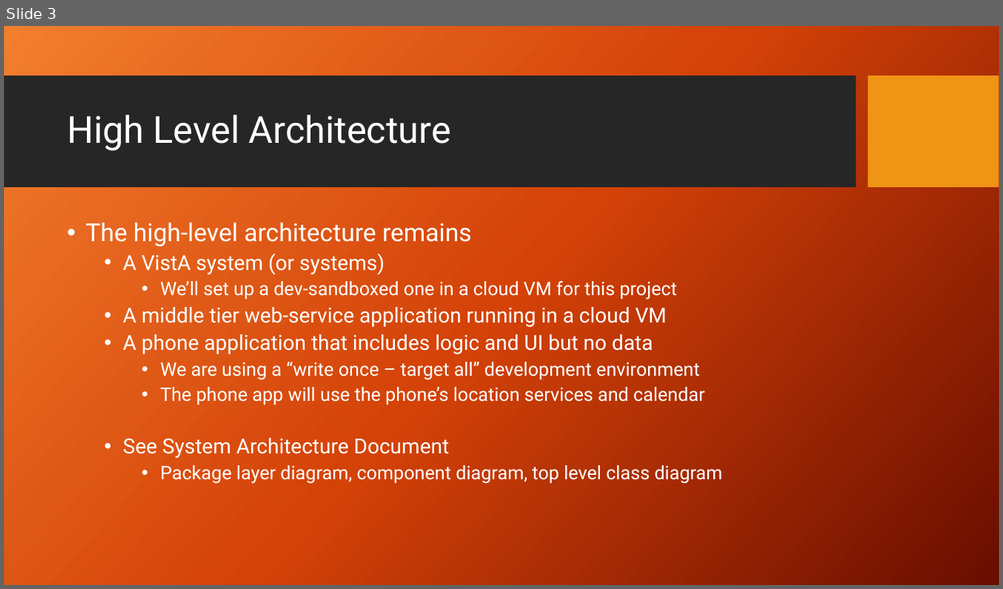
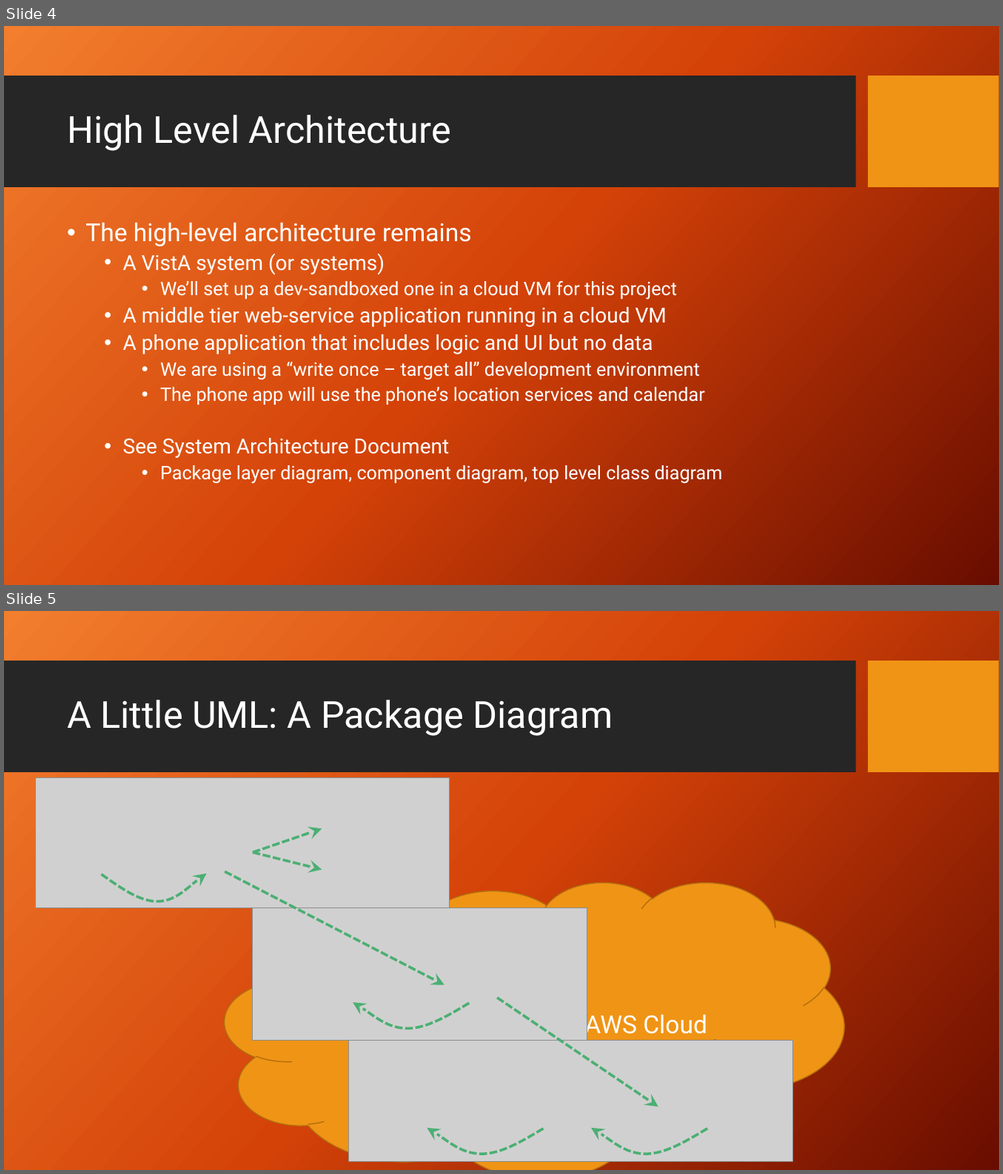
Before and after one commit to rmurray1/veniapp, a slide deck: FINAL DELIVERABLES/Veni System Report Apr 22.pptx. Shown one above the other, each under a label of ours: slide 3 before the commit, slides 4 and 5 after it. The pictures are 1003x589 and 1003x1174 pixels, drawn with LibreOffice and Linux fonts; fonts in the diff are those of the drawing; grey boxes stand for pictures; background and template pictures are left out. Boxes give left, top, right and bottom in pixels: in the first picture for what was removed or moved away, otherwise in the second. Text is boxed around its words. In the diff, an @@ line names an element or a change of style, - is before the commit and + after.

```diff
--- a/FINAL DELIVERABLES/Veni System Report Apr 22.pptx
+++ b/FINAL DELIVERABLES/Veni System Report Apr 22.pptx
@@ slide 5 added at bbox=[4, 611, 999, 1170], background picture (left out); not listed: 2 template elements that a slide beside it also shows @@
@@ title added at bbox=[67, 700, 613, 736], 36 pt, text #FFFFFF @@
+A Little UML: A Package Diagram
@@ picture added at bbox=[36, 778, 449, 908] @@
@@ arrow added from (253, 853) to (322, 829), #4BAF73 2.5 pt dashed @@
@@ arrow added from (253, 853) to (322, 870), #4BAF73 2.5 pt dashed @@
@@ freeform shape added at bbox=[101, 874, 206, 902], outline #4BAF73 2.5 pt dashed @@
@@ arrow added from (225, 872) to (444, 985), #4BAF73 2.5 pt dashed @@
@@ cloud added at bbox=[225, 882, 844, 1170], fill #F09415, outline #B26D10 1 pt, 24 pt, text #FFFFFF @@
+AWS Cloud
@@ picture added at bbox=[253, 908, 586, 1041] @@
@@ freeform shape added at bbox=[353, 1002, 469, 1029], outline #4BAF73 2.5 pt dashed @@
@@ arrow added from (497, 998) to (658, 1107), #4BAF73 2.5 pt dashed @@
@@ picture added at bbox=[349, 1041, 793, 1162] @@
@@ freeform shape added at bbox=[427, 1128, 543, 1154], outline #4BAF73 2.5 pt dashed @@
@@ freeform shape added at bbox=[591, 1128, 708, 1154], outline #4BAF73 2.5 pt dashed @@
@@ what was slide 3 is now slide 4 @@
```
Also in this commit, not shown: 1 slide changed, 5 other slides added.
